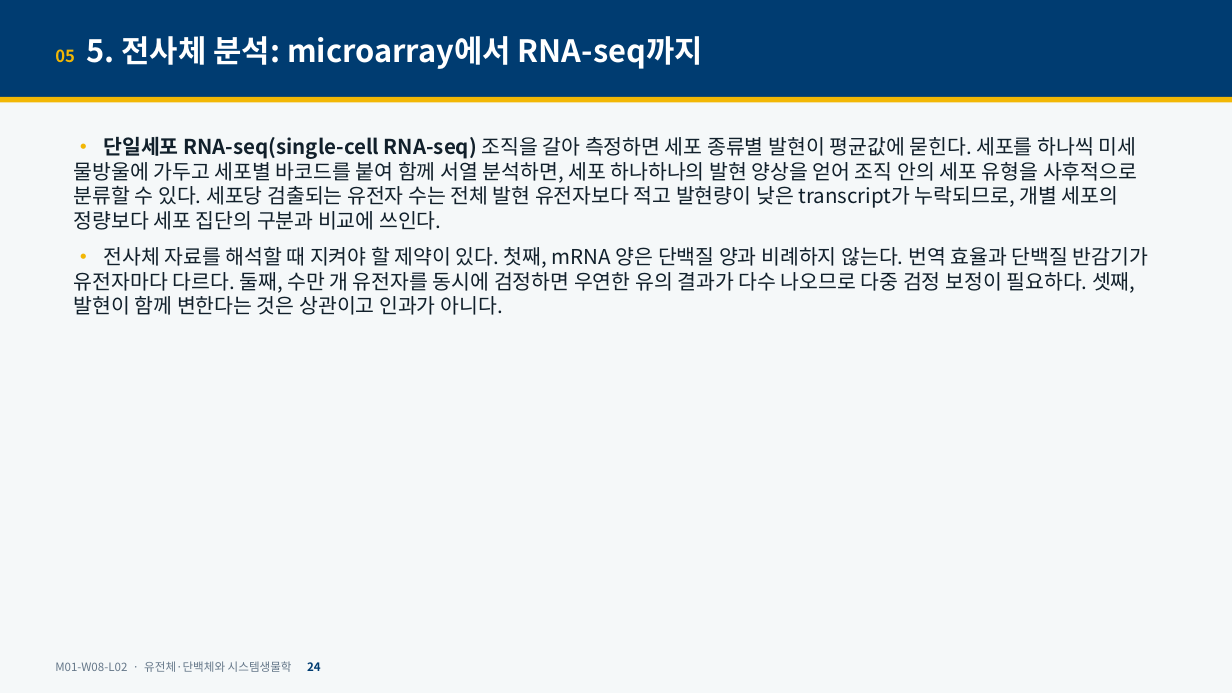
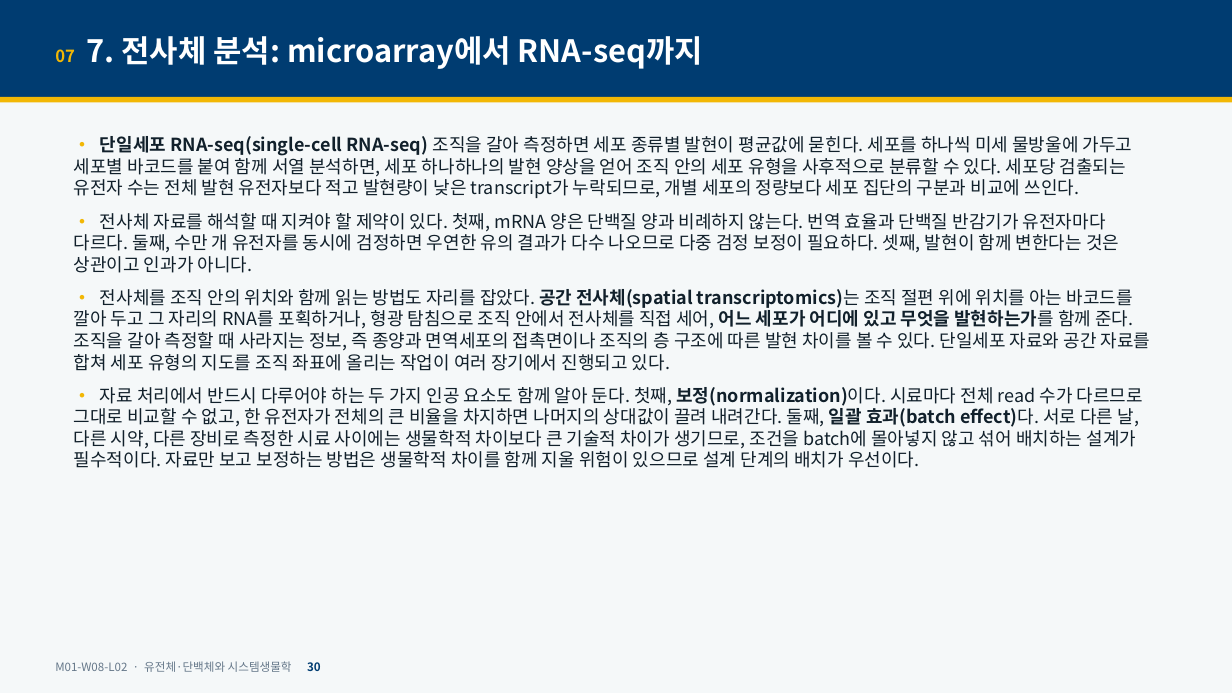
Before and after one commit to hoperiasd2/hoperiasd2.github.io, a slide deck: slide 30 of curriculum/M01/W08/L02/slides.pptx (slide 24 before the commit). Drawn at 1232x693 pixels with LibreOffice and Linux fonts; fonts in the diff are those of the drawing. Boxes give left, top, right and bottom in pixels: in the first picture for what was removed or moved away, otherwise in the second. Text is boxed around its words. In the diff, an @@ line names an element or a change of style, - is before the commit and + after.

```diff
--- a/curriculum/M01/W08/L02/slides.pptx
+++ b/curriculum/M01/W08/L02/slides.pptx
@@ text at (x1=55, y1=36, x2=703, y2=69): text changed @@
-05 5. 전사체 분석: microarray에서 RNA-seq까지
+07 7. 전사체 분석: microarray에서 RNA-seq까지
@@ text at (x1=74, y1=136, x2=1133, y2=273): size 16 to 14 pt in "• 단일세포 RNA-seq(single-cell RNA-seq) 조직을 갈아 측정하면 ...", "• 전사체 자료를 해석할 때 지켜야 할 ..." @@
@@ text at (x1=74, y1=289, x2=1151, y2=468): paragraphs added @@
+• 전사체를 조직 안의 위치와 함께 읽는 방법도 자리를 잡았다. 공간 전사체(spatial transcriptomics)는 조직 절편 위에 위치를 아는 바코드를 깔아 두고 그 자리의 RNA를 포획하거나, 형광 탐침으로 조직 안에서 전사체를 직접 세어, 어느 세포가 어디에 있고 무엇을 발현하는가를 함께 준다. 조직을 갈아 측정할 때 사라지는 정보, 즉 종양과 면역세포의 접촉면이나 조직의 층 구조에 따른 발현 차이를 볼 수 있다. 단일세포 자료와 공간 자료를 합쳐 세포 유형의 지도를 조직 좌표에 올리는 작업이 여러 장기에서 진행되고 있다.
+• 자료 처리에서 반드시 다루어야 하는 두 가지 인공 요소도 함께 알아 둔다. 첫째, 보정(normalization)이다. 시료마다 전체 read 수가 다르므로 그대로 비교할 수 없고, 한 유전자가 전체의 큰 비율을 차지하면 나머지의 상대값이 끌려 내려간다. 둘째, 일괄 효과(batch effect)다. 서로 다른 날, 다른 시약, 다른 장비로 측정한 시료 사이에는 생물학적 차이보다 큰 기술적 차이가 생기므로, 조건을 batch에 몰아넣지 않고 섞어 배치하는 설계가 필수적이다. 자료만 보고 보정하는 방법은 생물학적 차이를 함께 지울 위험이 있으므로 설계 단계의 배치가 우선이다.
@@ text at (x1=55, y1=661, x2=321, y2=672): text changed @@
-M01-W08-L02 · 유전체·단백체와 시스템생물학 24
+M01-W08-L02 · 유전체·단백체와 시스템생물학 30
```
Also in this commit, not shown: 41 other slides changed, 15 slides added, 5 other files.
